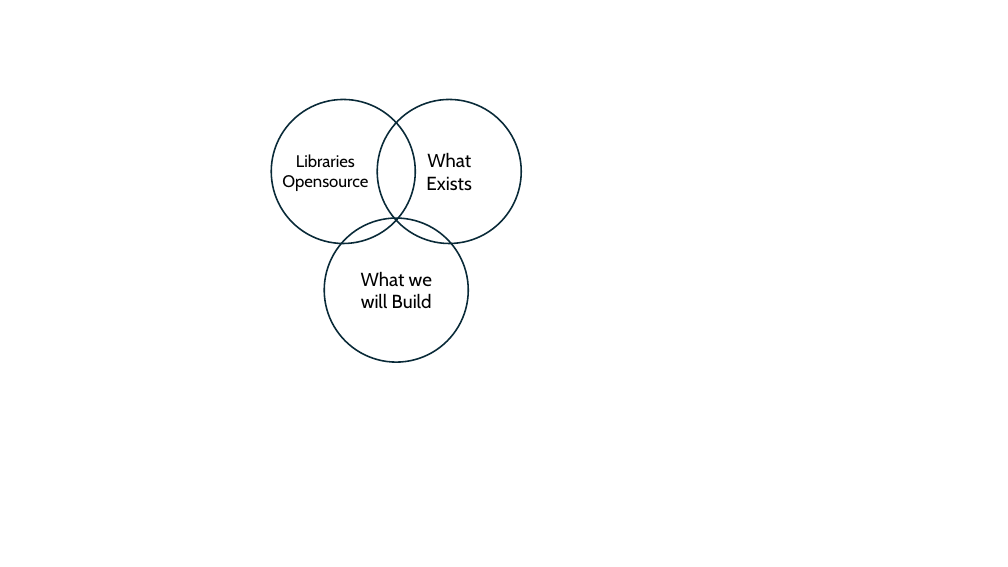
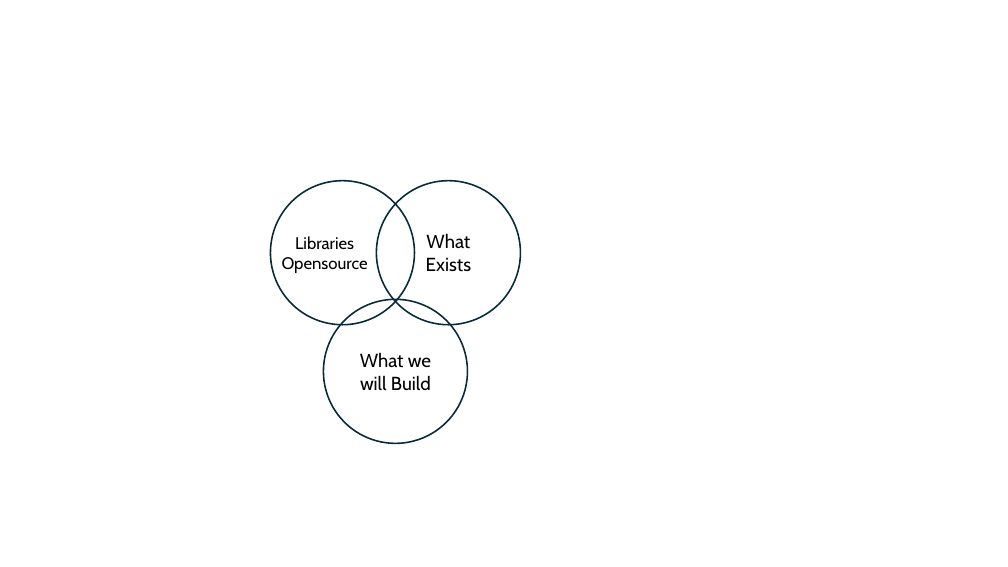
Before and after one commit to derrops-net/blog-derrops, a slide deck: slide 3 of docs/LayeredArchiecture.pptx (slide 2 before the commit). Drawn at 1008x567 pixels with LibreOffice and Linux fonts; fonts in the diff are those of the drawing. Boxes give left, top, right and bottom in pixels: in the first picture for what was removed or moved away, otherwise in the second. Text is boxed around its words. In the diff, an @@ line names an element or a change of style, - is before the commit and + after.

```diff
--- a/docs/LayeredArchiecture.pptx
+++ b/docs/LayeredArchiecture.pptx
@@ 3 ellipses, 1 text: place and size @@
-3 ellipses, 1 text at [271, 100, 522, 362]
+3 ellipses, 1 text at [271, 181, 521, 444]
```
Also in this commit, not shown: 1 other slide changed, 1 slide added, 2 other files.
